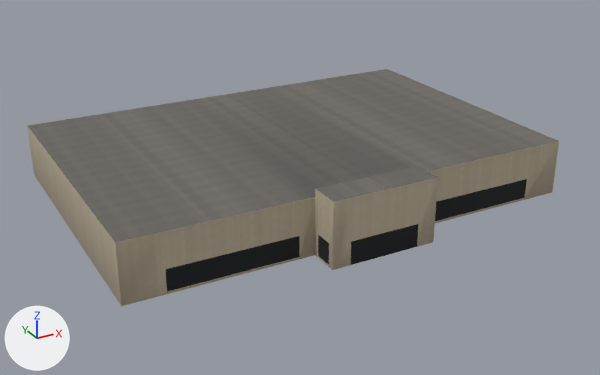
Before and after pictures for a commit that changed the glTF model assets/coronado_kit/buildings/commercial/com_grocery_bigbox/shop_com_grocery_bigbox_far.glb.
Camera for both pictures: a 50 mm camera at (-49.5, -91.7, 45.8) aimed at (0.4, -0.9, 0.4). The lights are fixed; the arrows at lower left show +X, +Y and +Z. The first picture is the older version. Vertices at exactly the same position are counted once.

Names of what the first picture shows: 'shop_com_grocery_bigbox_far'.
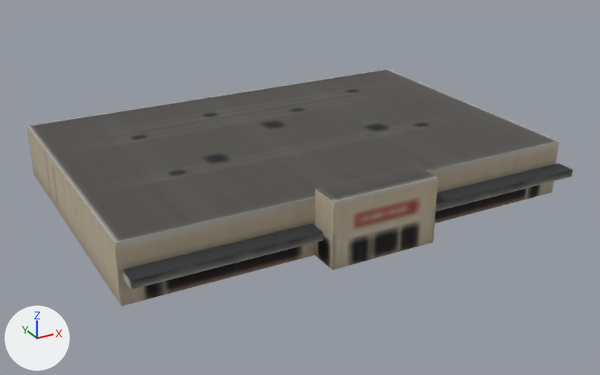
Boxes (x1, y1, x2, y2) around the edits, measured in the pictures (600 x 375 px):
'shop_com_grocery_bigbox_far', surface changed, reshaped
    before: (27, 69, 559, 306)
    after: (27, 69, 573, 306)
part 1 of me_shop_com_grocery_bigbox_far, added
    after: (122, 163, 573, 290)
part 2 of me_shop_com_grocery_bigbox_far, surface changed
    both: (27, 69, 559, 301)
part 3 of me_shop_com_grocery_bigbox_far, recoloured
    both: (27, 86, 559, 301)

The change, as a list of edits to the scene's bpy script:
```text
Add img_bld_lod_color_png:
    img_bld_lod_color_png = load_image('bld_lod_color.png', '../../../textures/bld_lod_color.png', 2048, 2048, 'sRGB')
Change mat_bld_far:
    where n0 = _N.new('ShaderNodeBsdfPrincipled'); n0.name = 'Principled BSDF'
    n0.inputs[2].default_value: 0.9 -> 0.85  # 'Roughness'
    where n4 = _N.new('ShaderNodeTexImage'); n4.name = 'Image Texture'
    n4.image: img_far_color_png -> img_bld_lod_color_png
    add n4.extension = 'EXTEND'
Change me_shop_com_grocery_bigbox_far:
    used by ob_shop_com_grocery_bigbox_far; location = (0.0, 0.0, 0.0)
    remove me_shop_com_grocery_bigbox_far.from_pydata(...)  # 96 vertices, 160 faces; spans x -30.0..30.0, y -22.0..22.0, z 0.0..8.4
    add me_shop_com_grocery_bigbox_far.from_pydata(...)  # 120 vertices, 190 faces; spans x -30.0..30.0, y -22.0..24.4, z 0.0..8.4
    me_shop_com_grocery_bigbox_far part 1
    8 vertices are added at x -29.7..7.8, y -21.1..-18.6, z 3.5..4.5
    8 new vertices lie (22.0, 0.0, 0.0) away from vertices in x -29.7..7.8, y -21.1..-18.6, z 3.5..4.5
    20 new faces join them
    me_shop_com_grocery_bigbox_far part 2: 160 kept faces spanning x -30.0..30.0, y -22.0..22.0, z 0.0..8.4 get new texture (UV) coordinates
    me_shop_com_grocery_bigbox_far part 3: 137 kept faces spanning x -30.0..30.0, y -22.0..22.0, z 0.0..8.4 get new vertex colours; the middle colour goes from pale yellow #e4d9c4 to white #ffffff
    other edits to the shape of me_shop_com_grocery_bigbox_far do not show in these pictures
```
